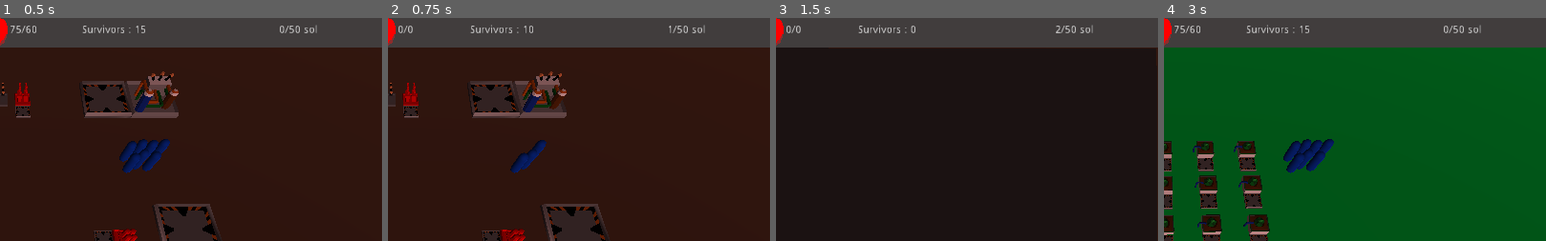
Above: before the commit, frames 1-4 (left to right).
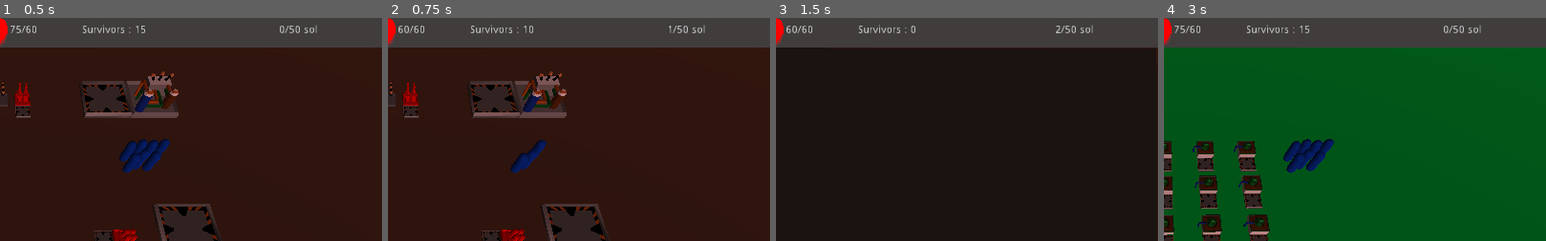
Above: after the commit, the same moments.

Repository: AngryCyboot/LD52
Game: Godot game, scene res://Scènes/Scene principale.tscn
Same seed, same stepped clock (60 frames per second), same inputs: the game is played once before the commit and once after it.
Inputs (mouse positions are % of the whole screen's width and height, from its top left):
- Up to frame 1 (0.5 s): no input
- Up to frame 2 (0.75 s): click (91, 91) at 0.5 s
- Up to frame 3 (1.5 s): tap Enter at 1.25 s; move the mouse to (72, 45) at 1.27 s; hold D from 1.28 s (still down); tap I at 1.35 s; click (72, 45) at 1.42 s
- Up to frame 4 (3 s): release D at 2 s; click (49, 91) at 2 s; tap Space at 2.75 s; move the mouse to (30, 55) at 2.77 s; hold A from 2.78 s (still down); tap Tab at 2.85 s
The pictures show only the part of the screen within x 50-100%, y 1-51%; the shares and areas given below are measured in that part.

Frame 1 is identical in both runs. In frame 2, 0.1% of the frame differs, in the area x 2-10%, y 3-7%; in frame 3, 0.1%; in frame 4, nothing differs.

Commit message:
FIX ! SMASH PUNY BUG !!!

Diff:
--- a/GodotFiles/scripts/Scene principale.gd
+++ b/GodotFiles/scripts/Scene principale.gd
@@ -101,7 +101,7 @@
 			data = x.status()
 		if not data[6]:
 				energy[1] += 60
-	for x in get_tree().get_nodes_in_group("FoodStorage"):
+	for x in get_tree().get_nodes_in_group("FoodStorages"):
 		var data = x.status()
 		if data[6] and data[5]:
 			x.repair()
